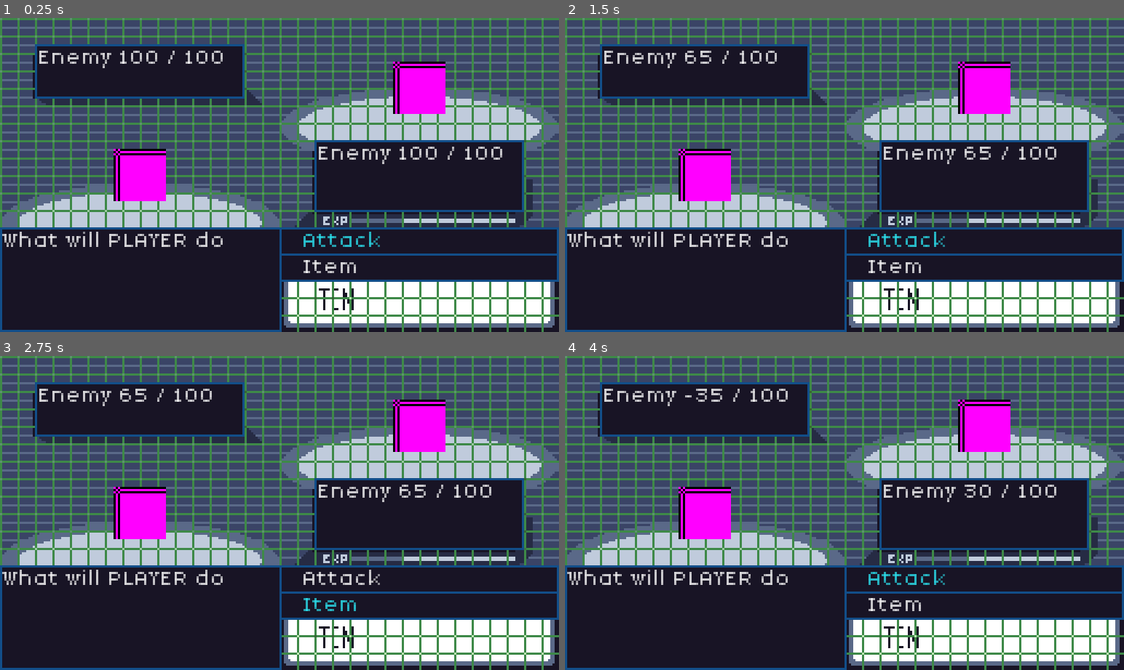
Above: before the commit, frames 1-4 (two rows, left to right).
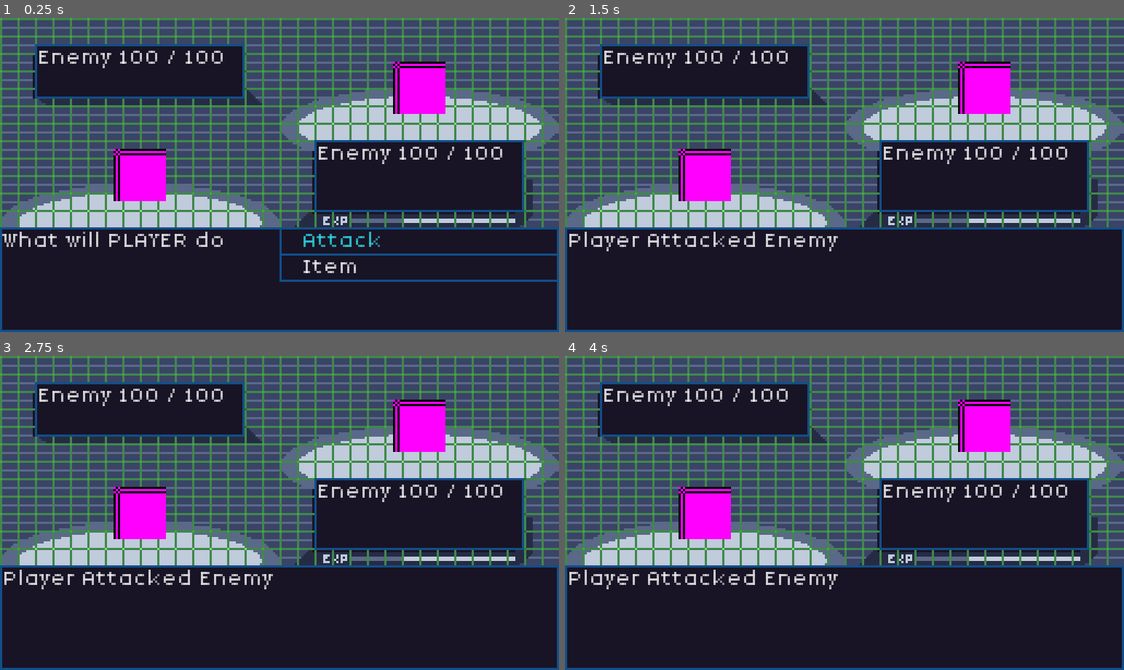
Above: after the commit, the same moments.

Repository: JakeTaussig/rpg-rougelike
Game: Godot game, scene res://scenes/battle.tscn
Two runs of this game, one before a commit and one after it. Both use one fixed random seed, a clock stepped at 60 frames per second and the inputs below.
Inputs (mouse positions are in pixels of both pictures, inside the frame that each line leads up to):
- Up to frame 1 (0.25 s): no input
- Up to frame 2 (1.5 s): click "Attack" at 0.5 s; click "Tackle" at 1.25 s
- Up to frame 3 (2.75 s): click (419, 604) at 2 s, where only the run before the commit has a clickable "Item"
- Up to frame 4 (4 s): click (984, 578) at 2.75 s, where only the run before the commit has a clickable "Attack"; click (984, 591) at 3.5 s, where only the run before the commit has a clickable "Flamethrower"

The runs differ from the first frame. In frame 1, 7.5% of the frame differs, in the area x 50-100%, y 84-100%; in frame 2, 10%, in the area x 0-100%, y 10-100%; in frame 3, 10%; in frame 4, 9.9%.

Commit message:
orchestrate battle with a state machine

Diff:
--- a/scenes/battle.tscn
+++ b/scenes/battle.tscn
@@ -16,6 +16,7 @@
 [node name="BottomBar" type="Node2D" parent="."]
 
 [node name="Status" type="Label" parent="BottomBar"]
+unique_name_in_owner = true
 offset_top = 96.0
 offset_right = 128.0
 offset_bottom = 143.0
--- a/scripts/battle.gd
+++ b/scripts/battle.gd
@@ -4,33 +4,65 @@
 var turn_order_index: int = 0
 var battle_participants = []
 
+enum State {WAITING_FOR_INPUT, PLAYER_ATTACK_INFO, ENEMY_ATTACK, ENEMY_ATTACK_INFO}
+var state: State = State.WAITING_FOR_INPUT
+
 # Called when the node enters the scene tree for the first time.
 func _ready() -> void:
+	_init_battle_participants()
+	_render_hp()
+
+	for i in %Player.moves.size():
+		%Attack.get_child(i).text = %Player.moves[i].move_name
+
+	if battle_participants[turn_order_index].is_player:
+		_update_state(State.WAITING_FOR_INPUT)
+	else:
+		_update_state(State.ENEMY_ATTACK)
+
+func _update_state(new_state: State):
+	var old_state = state
+	state = new_state
+
+	if old_state == State.WAITING_FOR_INPUT:
+		%Action.visible = true
+		%Attack.visible = false
+	if old_state == State.PLAYER_ATTACK_INFO || old_state == State.ENEMY_ATTACK_INFO:
+		_render_hp()
+
+	if state == State.WAITING_FOR_INPUT:
+		%Status.size.x = 255
+		%Status.text = "What will PLAYER do"
+		%Action.visible = true
+		%Attack.visible = false
+		%Action.get_child(0).grab_focus()
+	elif state == State.ENEMY_ATTACK:
+		%Enemy.use_move(0, %Player)
+		_update_state(State.ENEMY_ATTACK_INFO)
+	elif state == State.PLAYER_ATTACK_INFO:
+		%Action.visible = false
+		%Status.size.x = 255
+		%Status.text = "Player Attacked Enemy"
+	elif state == State.ENEMY_ATTACK_INFO:
+		%Action.visible = false
+		%Status.size.x = 255
+		%Status.text = "Enemy Attacked Player"
+
+func _init_battle_participants():
 	for enemy in %Enemies.get_children():
 		enemy.speed = 20
 		enemy.is_player = false
 		battle_participants.append(enemy)
 	battle_participants.append(%Player)
 	battle_participants.sort_custom(func(a, b): return a.speed - b.speed)
-	_render_hp()
-	_start_battle()
-	for i in %Player.moves.size():
-		%Attack.get_child(i).text = %Player.moves[i].move_name
 
-# Called every frame. 'delta' is the elapsed time since the previous frame.
-func _process(delta: float) -> void:
-	pass
+func _input(event):
+	if Input.is_action_pressed("ui_accept"):
+		if state == State.PLAYER_ATTACK_INFO:
+			_update_state(State.ENEMY_ATTACK)
+		elif state == State.ENEMY_ATTACK_INFO:
+			_update_state(State.WAITING_FOR_INPUT)
 
-func _render_hp() -> void:
-	%EnemyPanel.text = "Enemy " + str(%Enemy.hp) + " / " + str(%Enemy.max_hp)
-	%PlayerPanel.text = "Enemy " + str(%Player.hp) + " / " + str(%Player.max_hp)
-	pass
-
-func _start_battle():
-	if battle_participants[turn_order_index].is_player:
-		%Action.get_child(0).grab_focus()
-	else:
-		_enemy_turn()
 func _on_attack_pressed() -> void:
 	%Action.visible = false
 	%Attack.visible = true
@@ -38,21 +70,9 @@
 
 func _on_move_pressed(index: int) -> void:
 	%Player.use_move(index, %Enemy)
-	_increment_turn()
+	_update_state(State.PLAYER_ATTACK_INFO)
 
-func _increment_turn():
-	%Action.visible = true
-	%Attack.visible = false
-	_render_hp()
-	turn_order_index += 1
-	if turn_order_index == battle_participants.size():
-		turn_order_index = 0
-		turn += 1
-	if battle_participants[turn_order_index].is_player:
-		%Action.get_child(0).grab_focus()
-	else:
-		_enemy_turn()
-
-func _enemy_turn():
-	%Enemy.use_move(0, %Player)
-	_increment_turn()
+func _render_hp() -> void:
+	%EnemyPanel.text = "Enemy " + str(%Enemy.hp) + " / " + str(%Enemy.max_hp)
+	%PlayerPanel.text = "Enemy " + str(%Player.hp) + " / " + str(%Player.max_hp)
+	pass
